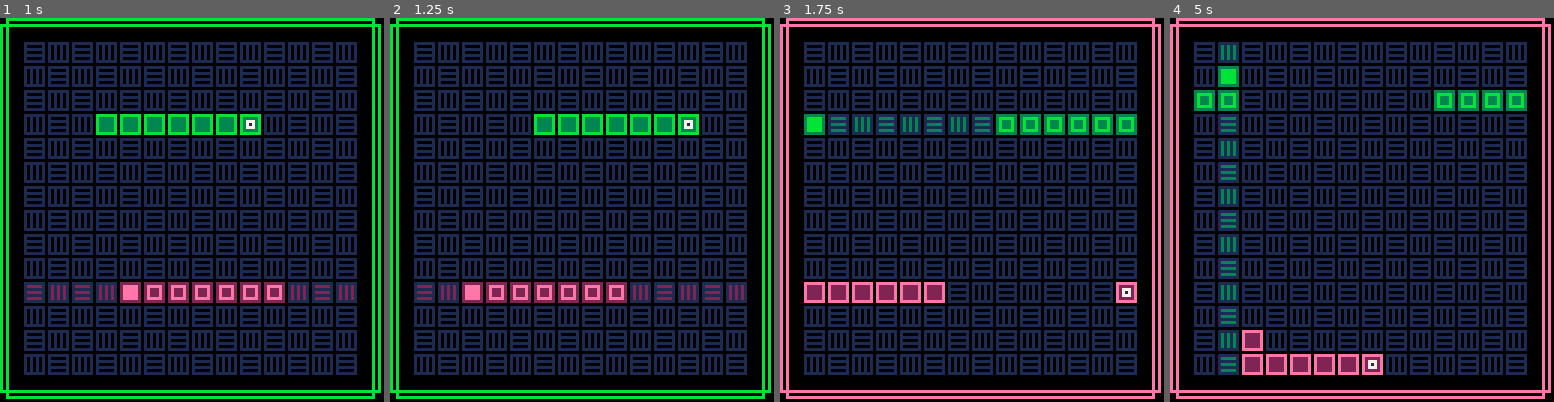
Above: before the commit, frames 1-4 (left to right).
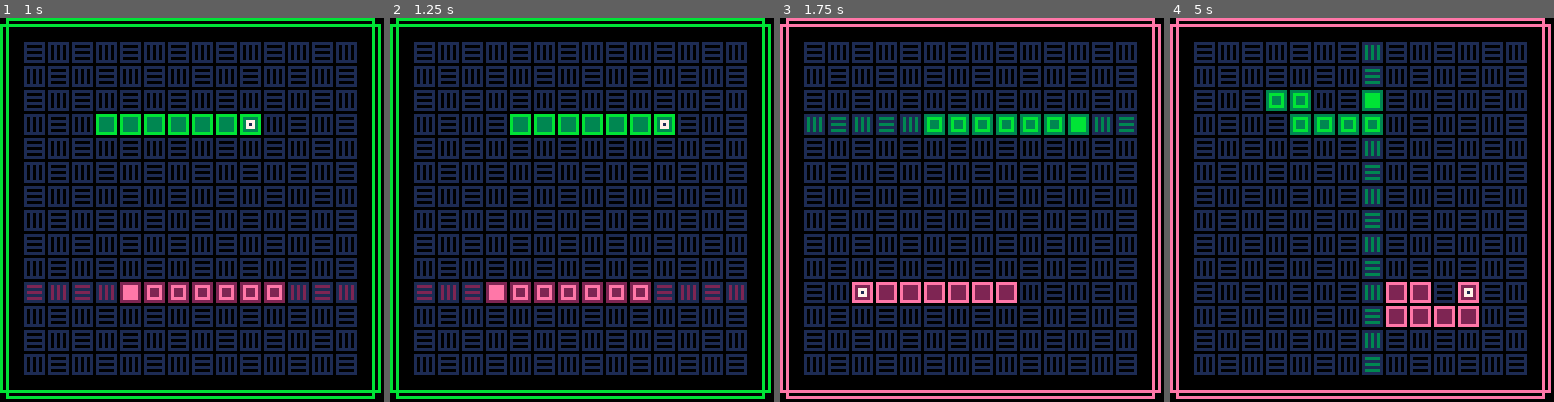
Above: after the commit, the same moments.

Repository: alxgnon/pico-8
Game: PICO-8 cartridge duoboros.p8
Same seed, same stepped clock (60 frames per second), same inputs: the game is played once before the commit and once after it.
Inputs:
- Up to frame 1 (1 s): tap X (X key) at 0.33 s; tap O (Z key) at 0.7 s
- Up to frame 2 (1.25 s): tap X (X key) at 1.07 s
- Up to frame 3 (1.75 s): hold Right from 1.6 s (still down); tap O (Z key) at 1.7 s
- Up to frame 4 (5 s): tap X (X key) at 1.85, 2.97, 4.08 s; release Right at 2.1 s; tap O (Z key) every 0.4 s from 2.1 to 4.9 s; hold Up 2.15-2.42 s; hold Right 2.47-3.03 s; hold Left 3.08-3.58 s; hold Down 3.63-3.97 s; hold Right 4.02-4.68 s; hold Up from 4.73 s (still down)

Frame 1 is identical in both runs. In frame 2, 1.3% of the frame differs, in the area x 18-81%, y 25-75%; in frame 3, 3.6%; in frame 4, 10%, in the area x 6-93%, y 7-93%.

Commit message:
2boros: speedup + line effects

Diff:
--- a/duoboros.p8
+++ b/duoboros.p8
@@ -139,10 +139,17 @@
 	end
 	local virgin = mget(x+1,1)~=16
 	for y=1,14 do
+		if mget(x,y)~=16 then
+			mset(x,y,17)
+		end
+		if mget(x+2,y)~=16 then
+			mset(x+2,y,17)
+		end
 		mset(x+1,y,16)
 	end
 	if virgin and not is_win() then
 		sfx(sound.perfect)
+		slowness -= 0.5
 	end
 end
 
@@ -153,10 +160,17 @@
 	end
 	local virgin = mget(1,y+1)~=16
 	for x=1,14 do
+		if mget(x,y)~=16 then
+			mset(x,y,17)
+		end
+		if mget(x,y+2)~=16 then
+			mset(x,y+2,17)
+		end
 		mset(x,y+1,16)
 	end
 	if virgin and not is_win() then
 		sfx(sound.perfect)
+		slowness -= 0.5
 	end
 end
 
@@ -191,6 +205,7 @@
 	rosee = snake(rose,5,10,-1)
 	verte = snake(vert,8,3,1)
 	sfx(sound.boot)
+	slowness = 8
 end
 
 function switch()
@@ -252,7 +267,8 @@
 function update()
 	t += 1
 	curr:control()
-	if t % 5 == 0 then
+	local slow = max(flr(slowness),0)
+	if t % slow == 0 then
 		rosee:move()
 		verte:move()
 		curr:collide()
@@ -278,7 +294,7 @@
 	draw_border()
 	local other = other(curr)
 	if (other) other:ruler()
-	map(0,0,0,0,128,128)
+	map(1,1,8,8,14,14)
 	if other then
 		other:draw()
 		curr:draw()
@@ -298,14 +314,14 @@
 007007001000001410101014e22222e0e22222e02eeeee202eeeee20e2e10000e2210000b33333b0b33333b03bbbbb303bbbbb300001b3b0000133b000000000
 000000001111111411111114eeeeeee0eeeeeee02222222022222220eee10000eee10000bbbbbbb0bbbbbbb033333330333333300001bbb00001bbb000000000
 00000000444444444444444400000000000000000000000000000000000000000000000000000000000000000000000000000000000000000000000000000000
-44444444000000000000000088888880aaaaaaa0aaaaaaa088888880000000000000000000000000000000000000000000000000000000000000000000000000
-44444444000000000000000081111180a11111a0a98989a089a9a980000000000000000000000000000000000000000000000000000000000000000000000000
-44444444000000000000000081999180a19991a0a89898a08a9a9a80000000000000000000000000000000000000000000000000000000000000000000000000
-44444444000000000000000081919180a19191a0a98989a089a9a980000000000000000000000000000000000000000000000000000000000000000000000000
-44444444000000000000000081999180a19991a0a89898a08a9a9a80000000000000000000000000000000000000000000000000000000000000000000000000
-44444444000000000000000081111180a11111a0a98989a089a9a980000000000000000000000000000000000000000000000000000000000000000000000000
-44444444000000000000000088888880aaaaaaa0aaaaaaa088888880000000000000000000000000000000000000000000000000000000000000000000000000
-44444444000000000000000000000000000000000000000000000000000000000000000000000000000000000000000000000000000000000000000000000000
+44444444111111140000000088888880aaaaaaa0aaaaaaa088888880000000000000000000000000000000000000000000000000000000000000000000000000
+44444444110000140000000081111180a11111a0a98989a089a9a980000000000000000000000000000000000000000000000000000000000000000000000000
+44444444111111140000000081999180a19991a0a89898a08a9a9a80000000000000000000000000000000000000000000000000000000000000000000000000
+44444444100100140000000081919180a19191a0a98989a089a9a980000000000000000000000000000000000000000000000000000000000000000000000000
+44444444111111140000000081999180a19991a0a89898a08a9a9a80000000000000000000000000000000000000000000000000000000000000000000000000
+44444444100001140000000081111180a11111a0a98989a089a9a980000000000000000000000000000000000000000000000000000000000000000000000000
+44444444111111140000000088888880aaaaaaa0aaaaaaa088888880000000000000000000000000000000000000000000000000000000000000000000000000
+44444444444444440000000000000000000000000000000000000000000000000000000000000000000000000000000000000000000000000000000000000000
 
 
 
